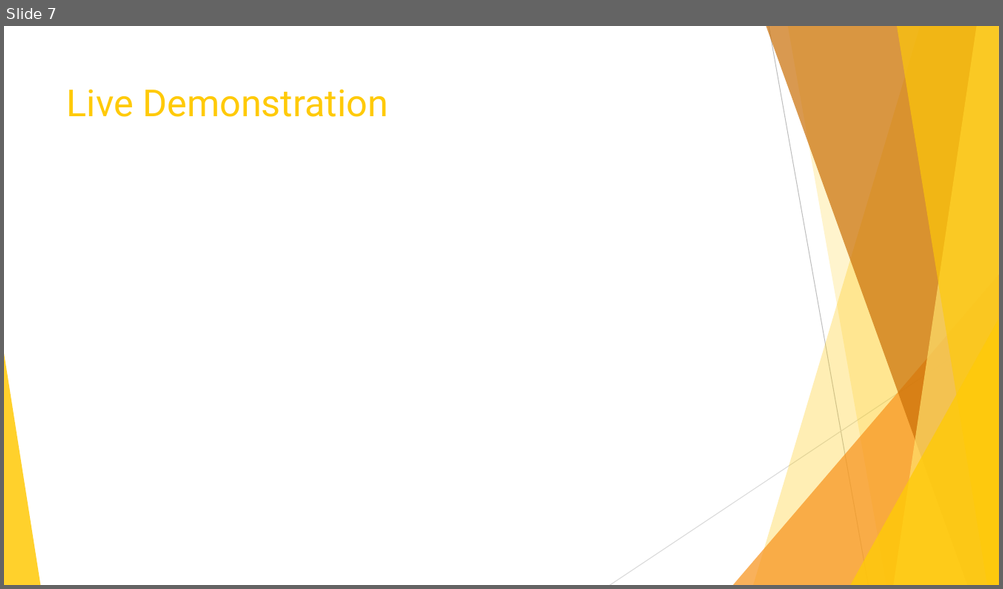
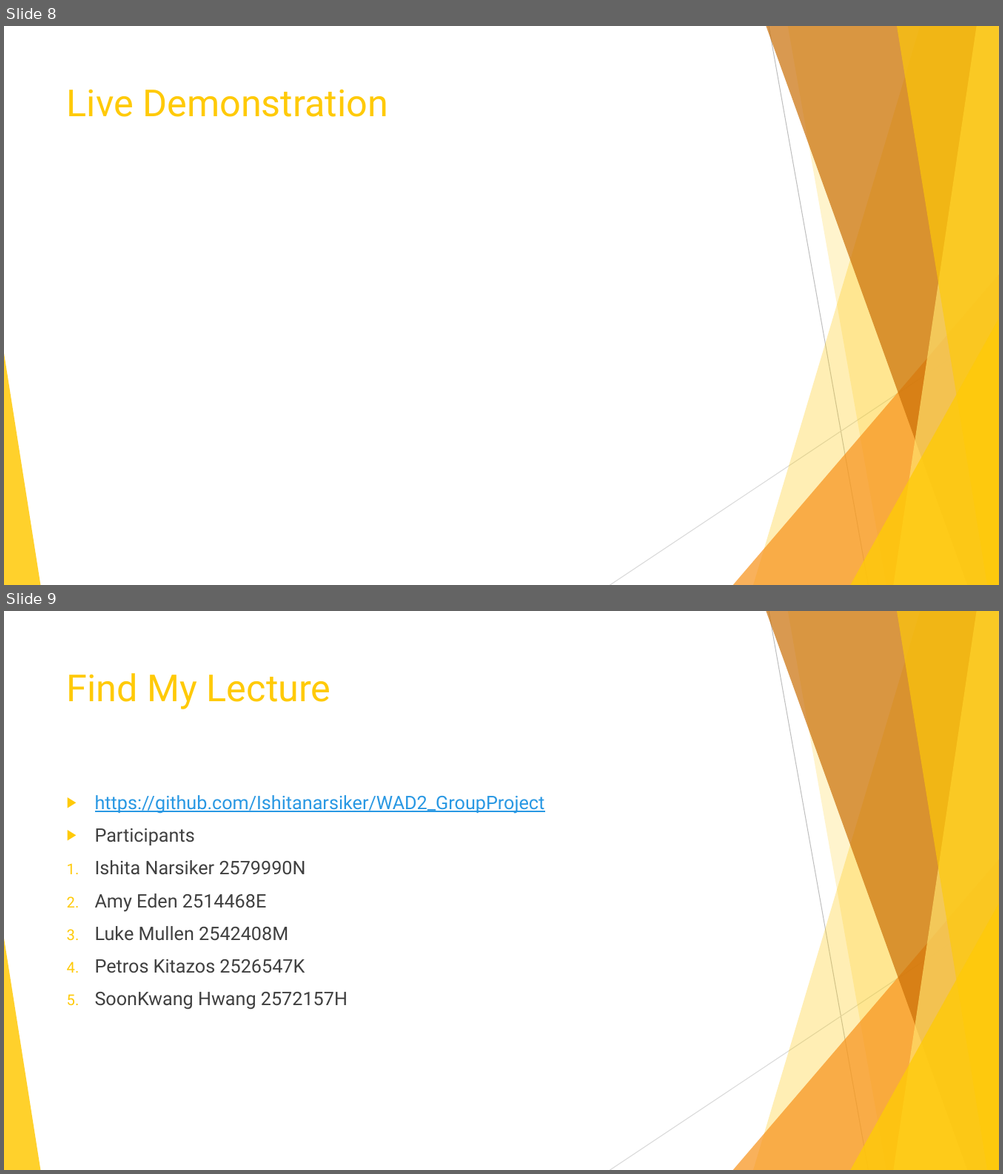
Before and after one commit to Ishitanarsiker/WAD2_GroupProject, a slide deck: Presentation.pptx. Shown one above the other, each under a label of ours: slide 7 before the commit, slides 8 and 9 after it. The pictures are 1003x589 and 1003x1174 pixels, drawn with LibreOffice and Linux fonts; fonts in the diff are those of the drawing. Boxes give left, top, right and bottom in pixels: in the first picture for what was removed or moved away, otherwise in the second. Text is boxed around its words. In the diff, an @@ line names an element or a change of style, - is before the commit and + after.

```diff
--- a/Presentation.pptx
+++ b/Presentation.pptx
@@ slide 9 added at (4, 611, 999, 1170), background #FFFFFF; not listed: 10 template elements that a slide beside it also shows @@
@@ title added at (67, 673, 331, 709), 36 pt, text #FFCA08 @@
+Find My Lecture
@@ text added at (95, 795, 545, 1010), 18 pt, text #404040 @@
+▶ https://github.com/Ishitanarsiker/WAD2_GroupProject
+▶ Participants
+1. Ishita Narsiker 2579990N
+2. Amy Eden 2514468E
+3. Luke Mullen 2542408M
+4. Petros Kitazos 2526547K
+5. SoonKwang Hwang 2572157H
@@ what was slide 7 is now slide 8 @@
```
Also in this commit, not shown: 4 slides changed, 3 other slides added, 2 slides removed, 2 other files.
